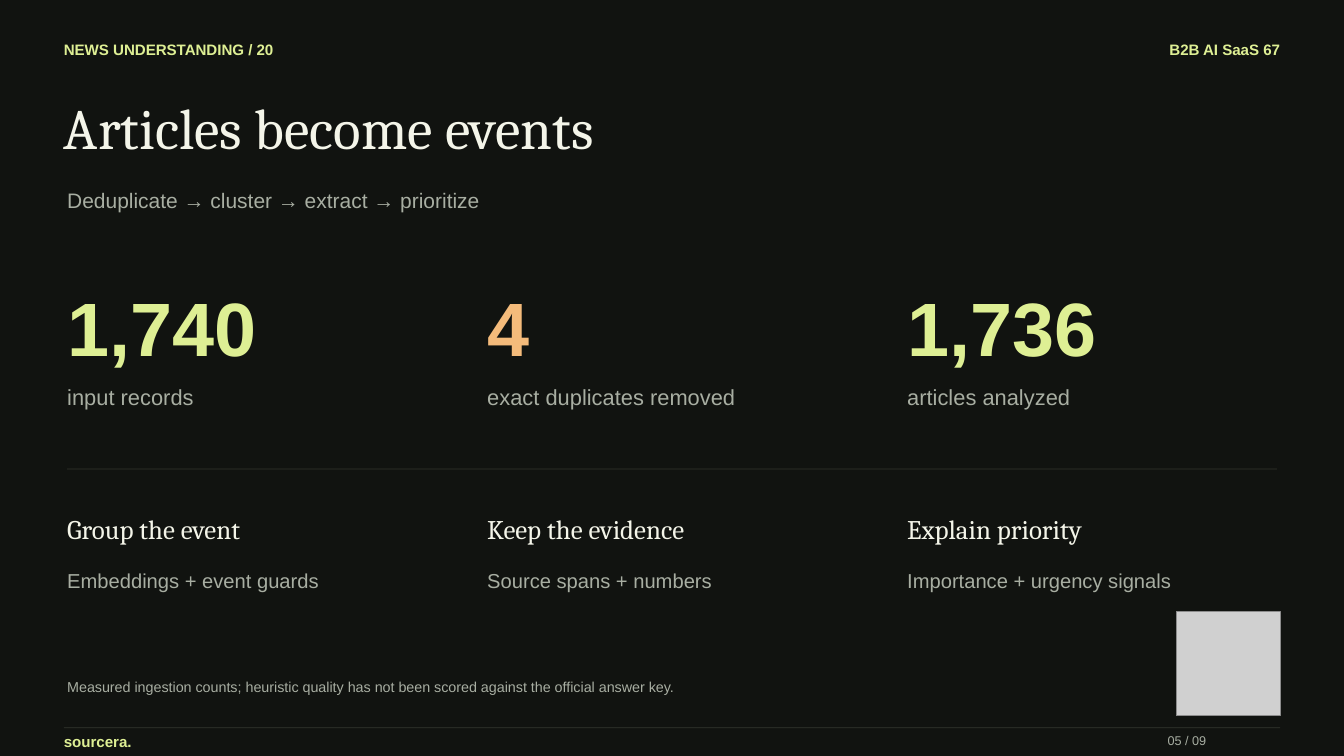
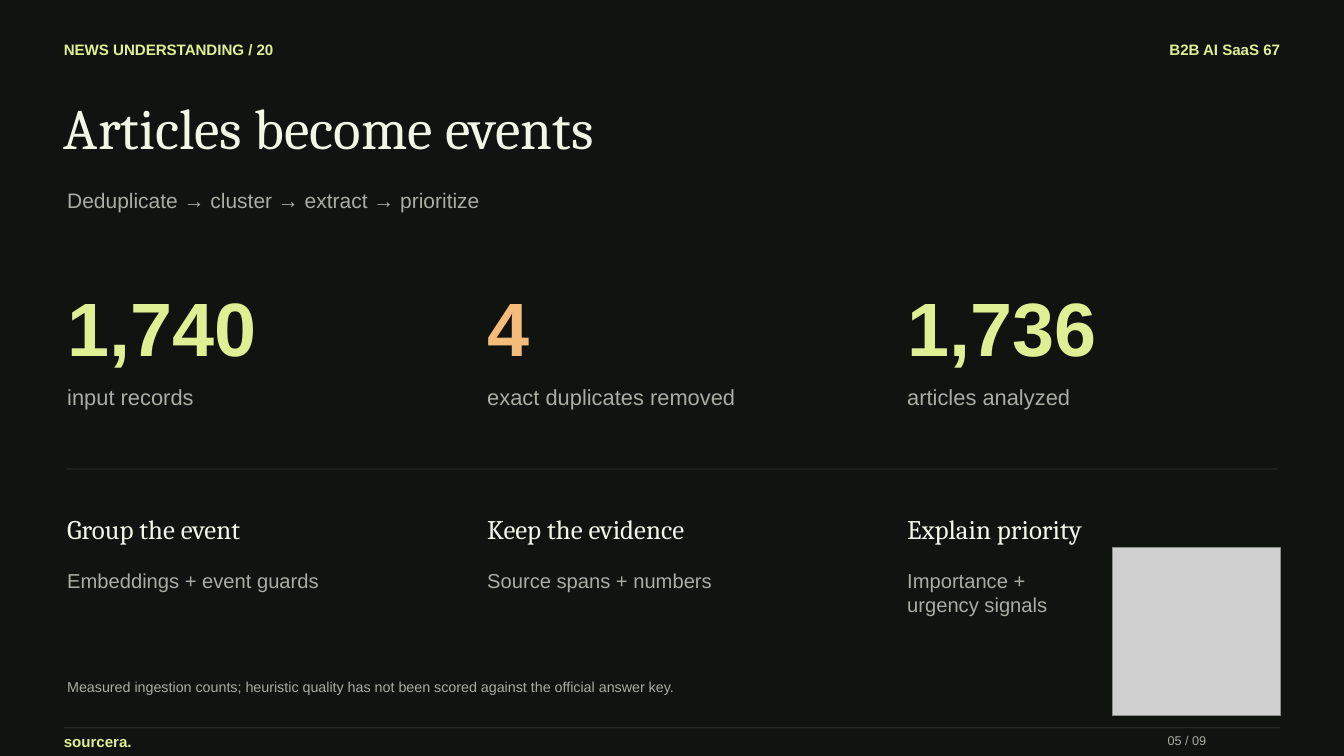
Before and after one commit to meosn/hackathon, a slide deck: slide 5 of docs/presentations/Sourcera-4-minute-pitch-EN.pptx. Drawn at 1344x756 pixels with LibreOffice and Linux fonts; fonts in the diff are those of the drawing; grey boxes stand for pictures. Boxes give left, top, right and bottom in pixels: in the first picture for what was removed or moved away, otherwise in the second. Text is boxed around its words. In the diff, an @@ line names an element or a change of style, - is before the commit and + after.

```diff
--- a/docs/presentations/Sourcera-4-minute-pitch-EN.pptx
+++ b/docs/presentations/Sourcera-4-minute-pitch-EN.pptx
@@ text "Importance + urgency signals" rewrapped from (907,573,1171,592) to (907,574,1047,616) @@
@@ picture: place and size @@
-picture at (1175,611,1280,715)
+picture at (1112,547,1280,715)
```
Also in this commit, not shown: 11 other slides changed, 1 other file.
